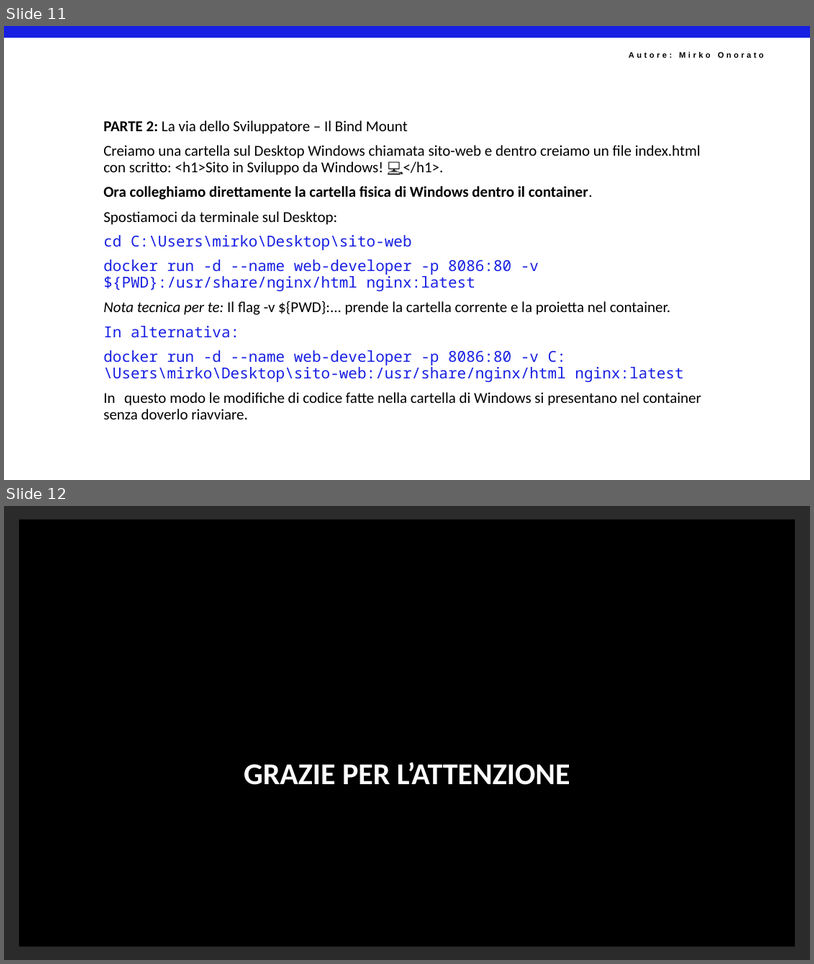
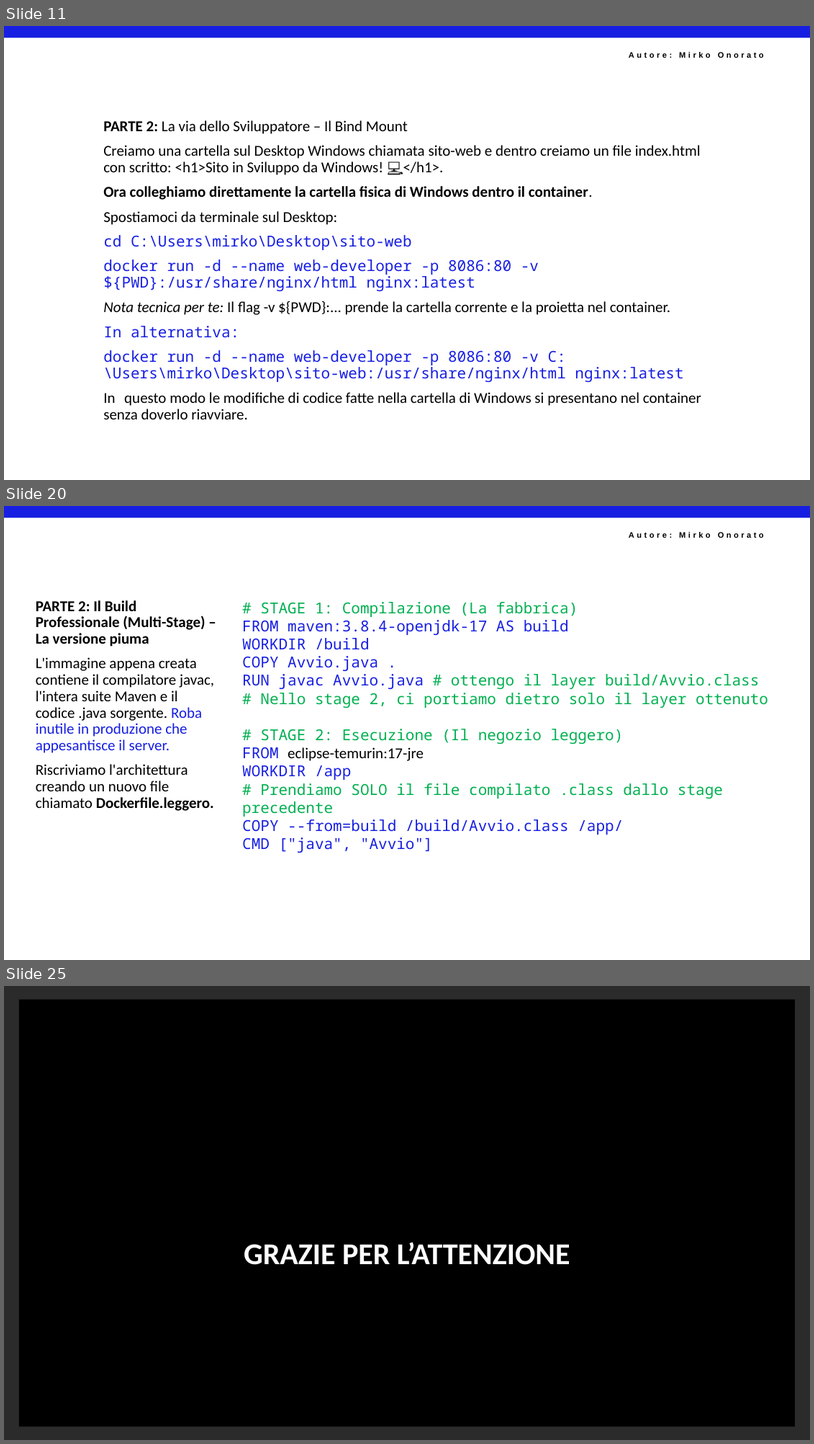
Before and after one commit to mirkoSkF/Docker-Labs, a slide deck: Raccolta esercizi - Docker Atomo.pptx. Shown one above the other, each under a label of ours: slides 11 and 12 before the commit, slides 11, 20 and 25 after it; the slides between them are not shown. The pictures are 814x964 and 814x1444 pixels, drawn with LibreOffice and Linux fonts; fonts in the diff are those of the drawing; background and template pictures are left out; a plain dark background stands for a picture behind light text. Boxes give left, top, right and bottom in pixels: in the first picture for what was removed or moved away, otherwise in the second. Text is boxed around its words. In the diff, an @@ line names an element or a change of style, - is before the commit and + after.

```diff
--- a/Raccolta esercizi - Docker Atomo.pptx
+++ b/Raccolta esercizi - Docker Atomo.pptx
@@ slide 20 added at bbox=[4, 506, 810, 960], background #FFFFFF; not listed: 2 template elements that a slide beside it also shows @@
@@ text added at bbox=[36, 600, 214, 811], 18 pt, text #000000 @@
+PARTE 2: Il Build Professionale (Multi-Stage) – La versione piuma
+L'immagine appena creata contiene il compilatore javac, l'intera suite Maven e il codice .java sorgente. Roba inutile in produzione che appesantisce il server.
+Riscriviamo l'architettura creando un nuovo file chiamato Dockerfile.leggero.
@@ text added at bbox=[242, 602, 769, 851], 18 pt, text #00B050 @@
+# STAGE 1: Compilazione (La fabbrica)
+FROM maven:3.8.4-openjdk-17 AS build
+WORKDIR /build
+COPY Avvio.java .
+RUN javac Avvio.java # ottengo il layer build/Avvio.class
+# Nello stage 2, ci portiamo dietro solo il layer ottenuto
+# STAGE 2: Esecuzione (Il negozio leggero)
+FROM eclipse-temurin:17-jre
+WORKDIR /app
+# Prendiamo SOLO il file compilato .class dallo stage precedente
+COPY --from=build /build/Avvio.class /app/
+CMD ["java", "Avvio"]
@@ what was slide 12 is now slide 25 @@
```
Also in this commit, not shown: 2 slides changed, 12 other slides added.
